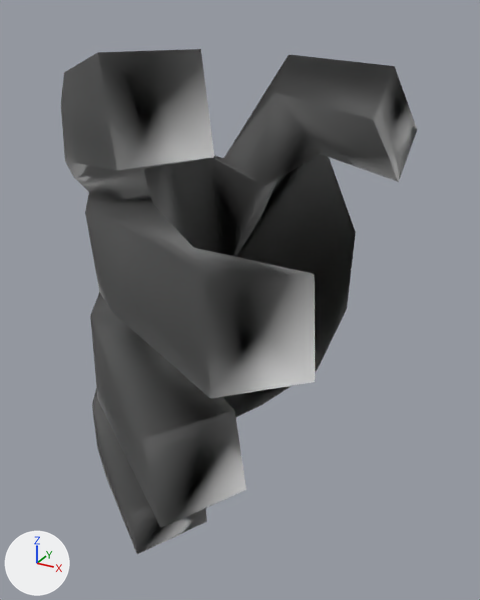
The OBJ model src/main/resources/Assets/ClarinetRightHand1.obj as it was, and as the next commit left it.
One viewpoint serves both versions: a 50 mm lens placed at (1.69, -4.02, -11.86), pointed at (-0.94, 0.77, -14.25). Every picture has the same lights, and +X, +Y and +Z are marked at lower left. Where no turn or scale is listed for an object, it has been applied to the vertices.

Objects in the first picture: 'ClarinetRightHand1_RecorderHandLeft0.005'.
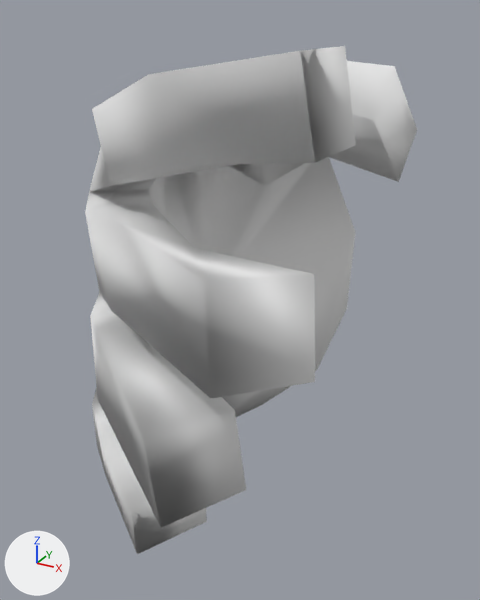
Changed parts and their boxes [x1, y1, x2, y2] in the pictures (480 x 600 px; the box of a moved part takes in the faces that stretch with it):
'ClarinetRightHand1_RecorderHandLeft0.005', reshaped (7% narrower)
    before: [61, 49, 417, 554]
    after: [85, 46, 417, 554]
part 1 of me_clarinetrighthand1_recorderhandleft0_005, moved or reshaped
    before: [61, 49, 214, 192]
    after: [89, 46, 356, 192]

The edits, one by one:
me_clarinetrighthand1_recorderhandleft0_005 has 89 vertices, 175 faces and spans x -2.43..0.64, y -1.81..3.41, z -16.45..-12.04.
me_clarinetrighthand1_recorderhandleft0_005 is used by ob_clarinetrighthand1_recorderhandleft0_005; location (0.0, 0.0, 0.0).
me_clarinetrighthand1_recorderhandleft0_005 part 1: all 12 vertices in x -1.69..-0.02, y -1.65..0.02, z -12.97..-12.04 are turned 23.9 degrees about the z axis through their middle, then moved by (0.44, 0.27, 0.0).
